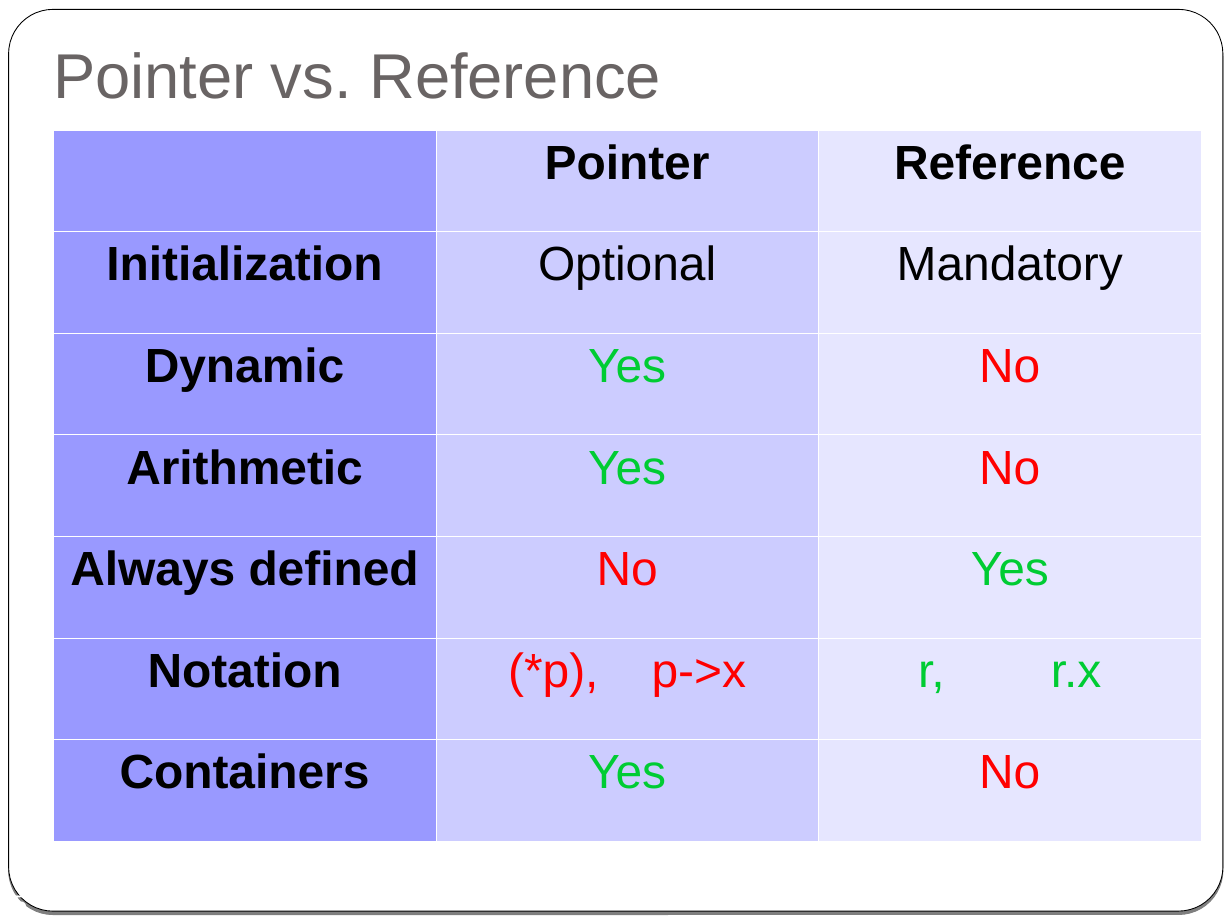
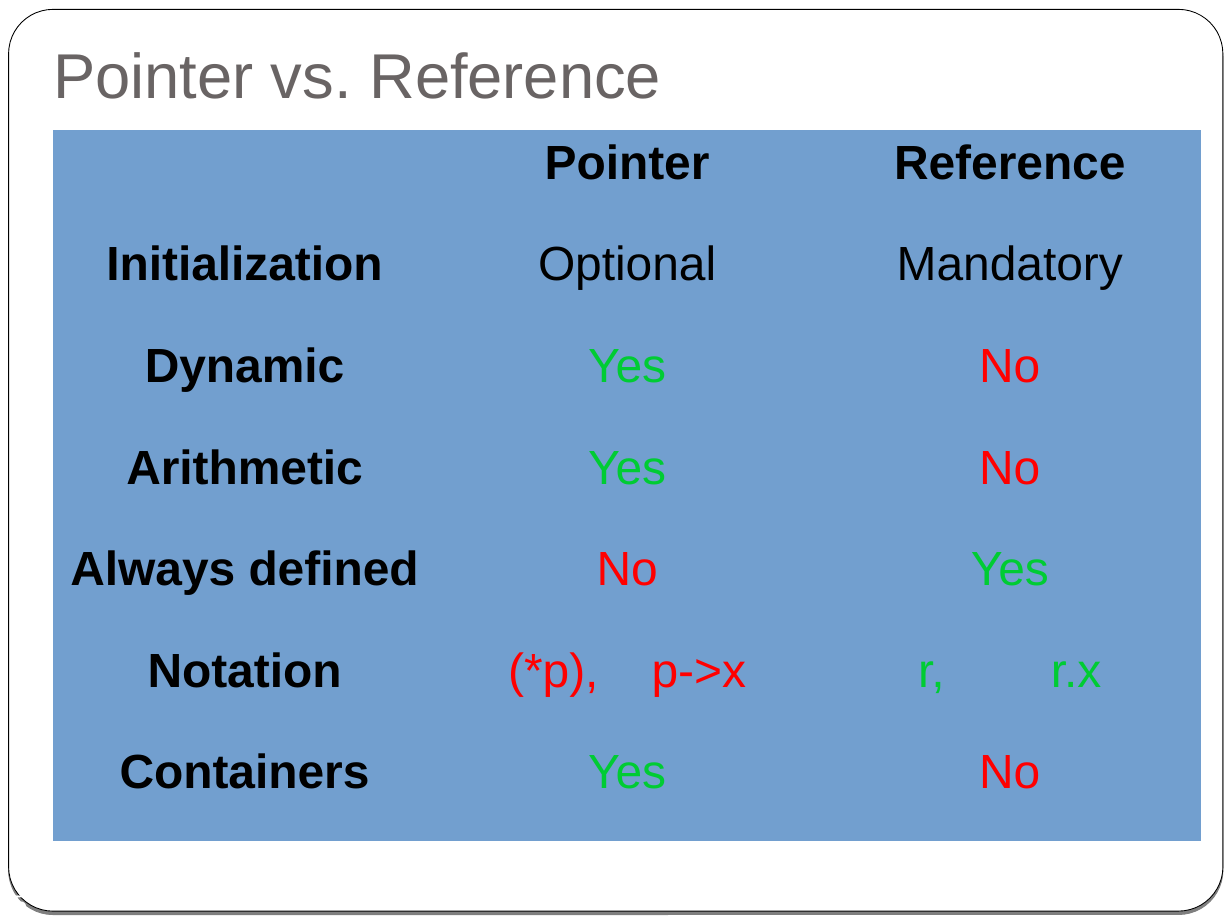
Before and after one commit to cpp-at-ariel/cpp-5778, a slide deck: slide 5 of week03-reference-const/slides-reference.odp. Drawn at 1232x924 pixels with LibreOffice and Linux fonts; fonts in the diff are those of the drawing. Boxes give left, top, right and bottom in pixels: in the first picture for what was removed or moved away, otherwise in the second. Text is boxed around its words. In the diff, an @@ line names an element or a change of style, - is before the commit and + after.

```diff
--- a/week03-reference-const/slides-reference.odp
+++ b/week03-reference-const/slides-reference.odp
@@ table at bbox=[53, 129, 1202, 841] @@
@@ fill #9999FF to #729FCF in 7 cells @@
@@ fill #CCCCFF to #729FCF in 7 cells @@
@@ fill #E6E6FF to #729FCF in 7 cells @@
@@ borders changed @@
```
Also in this commit, not shown: 6 other slides changed, 25 other files.
